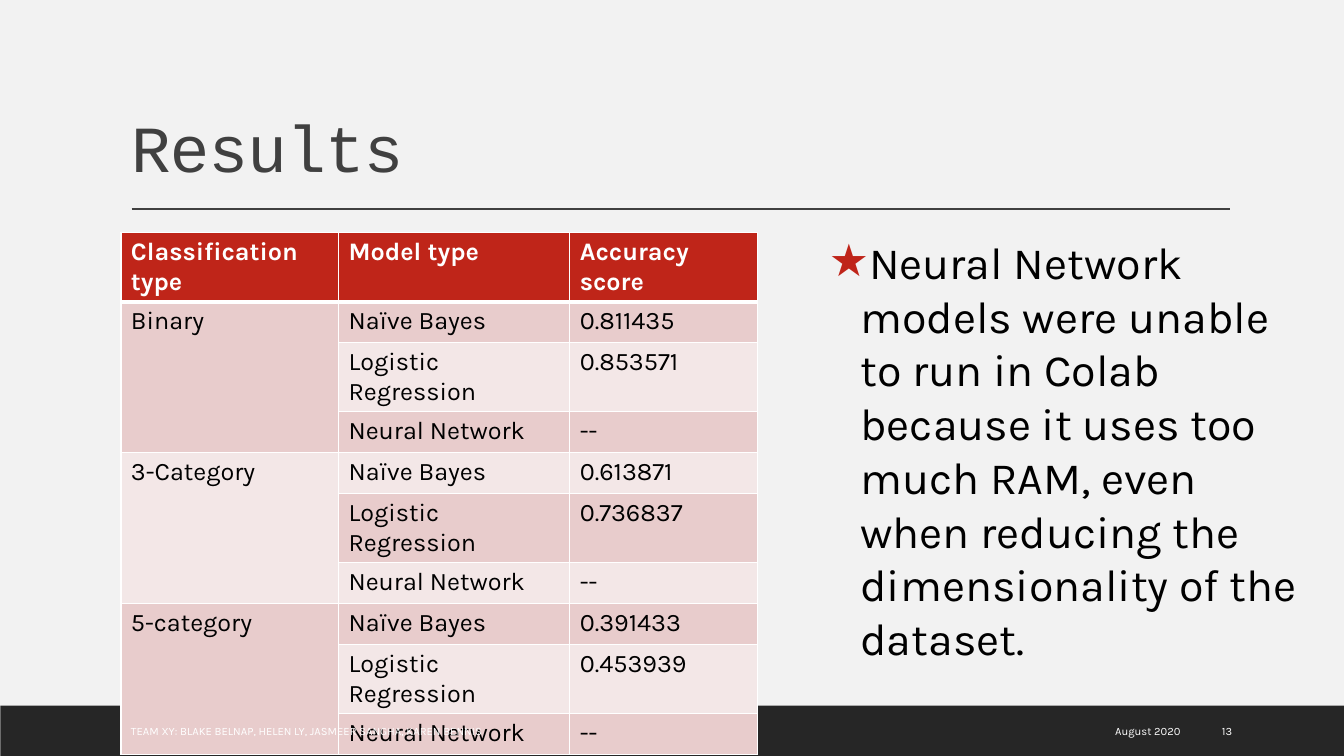
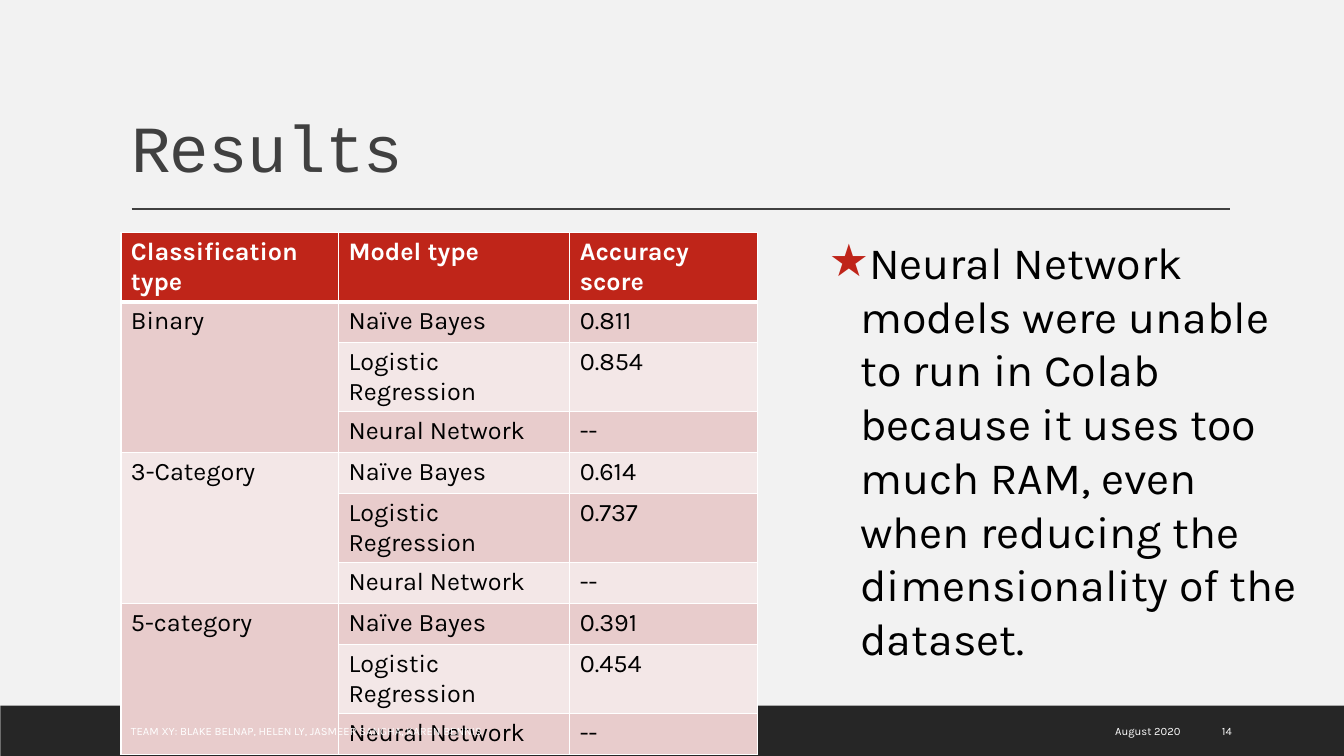
Before and after one commit to karenbennis/Xy, a slide deck: slide 14 of Team Xy Presentation.pptx (slide 13 before the commit). Drawn at 1344x756 pixels with LibreOffice and Linux fonts; fonts in the diff are those of the drawing; background and template pictures are left out. Boxes give left, top, right and bottom in pixels: in the first picture for what was removed or moved away, otherwise in the second. Text is boxed around its words. In the diff, an @@ line names an element or a change of style, - is before the commit and + after.

```diff
--- a/Team Xy Presentation.pptx
+++ b/Team Xy Presentation.pptx
@@ table at (x1=121, y1=233, x2=757, y2=746) @@
-row 2, column 3: 0.811435
+row 2, column 3: 0.811
-row 3, column 3: 0.853571
+row 3, column 3: 0.854
-row 5, column 3: 0.613871
+row 5, column 3: 0.614
-row 6, column 3: 0.736837
+row 6, column 3: 0.737
-row 8, column 3: 0.391433
+row 8, column 3: 0.391
-row 9, column 3: 0.453939
+row 9, column 3: 0.454
@@ page number at (x1=1222, y1=728, x2=1232, y2=735): text changed @@
-13
+14
```
Also in this commit, not shown: 1 other slide changed.
